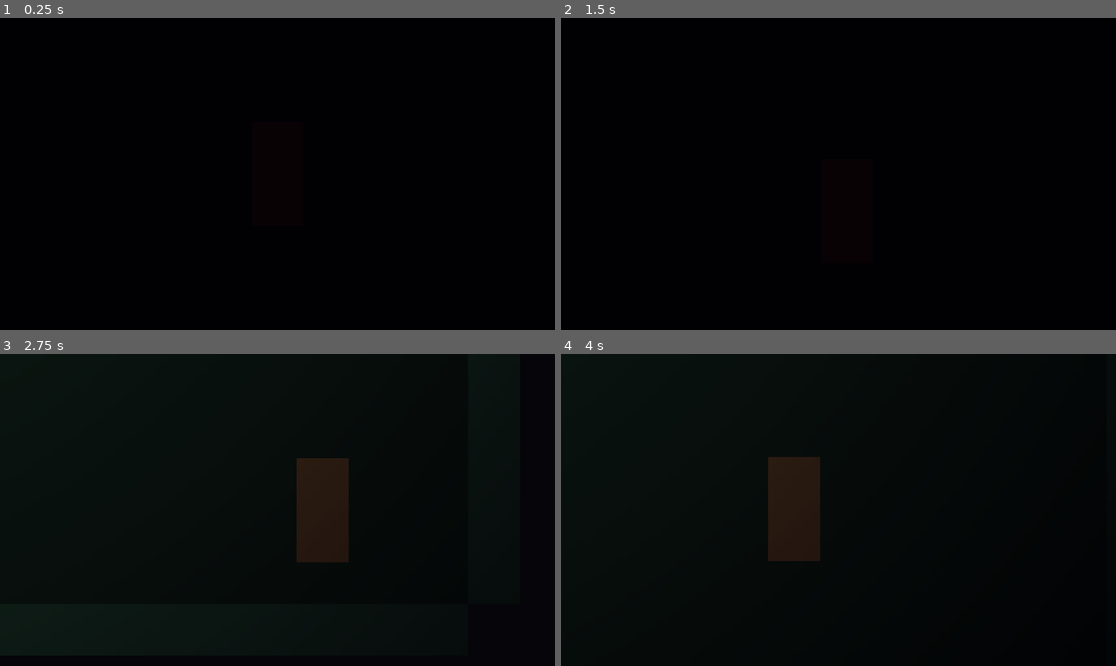
Above: before the commit, frames 1-4 (two rows, left to right).
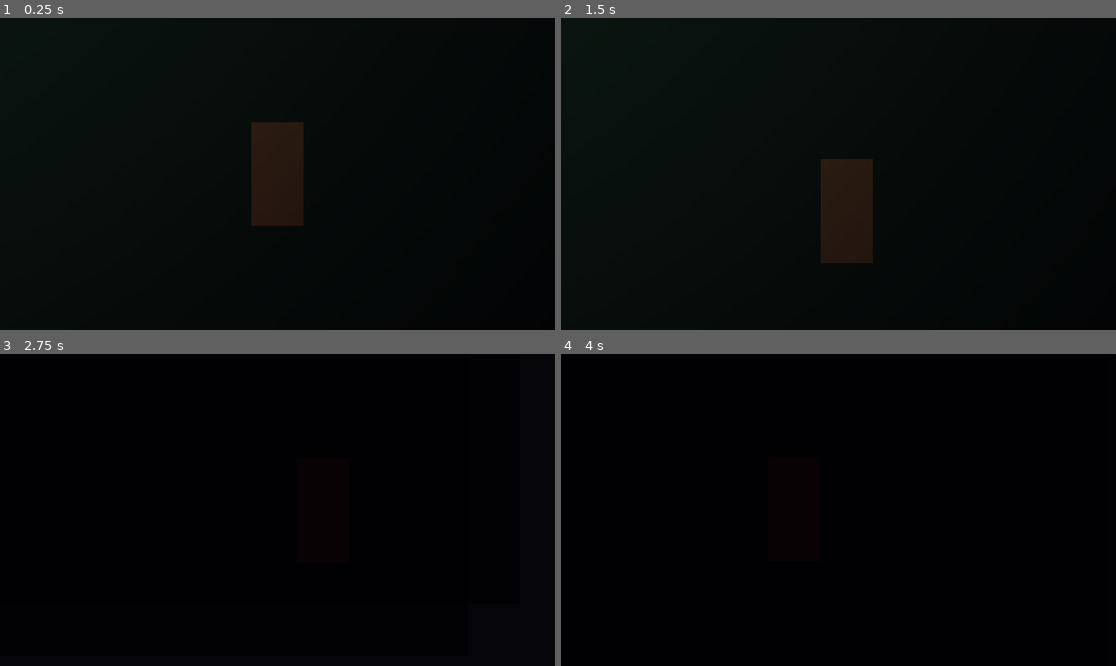
Above: after the commit, the same moments.

Repository: Erickfjj2024/Ocaso
Game: Godot game, scene res://scenes/world/base_hub/base_hub.tscn
The game is run twice, just before and just after one commit, with the same random seed, the same clock (stepped at 60 frames per second) and the same inputs.
Inputs:
- Up to frame 1 (0.25 s): no input
- Up to frame 2 (1.5 s): tap Enter at 0.5 s; hold D (move_right) 0.53-1.28 s; hold F (lantern_toggle) 0.53-1.28 s; tap Space at 1.25 s; hold S (move_down) from 1.28 s (still down); tap F (lantern_toggle) at 1.35 s
- Up to frame 3 (2.75 s): tap Enter at 2 s; release S (move_down) at 2.03 s; hold D (move_right) from 2.03 s (still down); hold F (lantern_toggle) from 2.03 s (still down)
- Up to frame 4 (4 s): tap Space at 2.75 s; release D (move_right) at 2.78 s; release F (lantern_toggle) at 2.78 s; hold W (move_up) 2.78-3.53 s; tap F (lantern_toggle) at 2.85 s; tap Enter at 3.5 s; hold A (move_left) from 3.53 s (still down); hold F (lantern_toggle) from 3.53 s (still down)

The runs differ from the first frame. In frame 1, 3.1% of the frame differs, in the area x 45-55%, y 33-67%; in frame 2, 3.1%; in frame 3, 3.3%, in the area x 0-63%, y 33-85%; in frame 4, 3.1%.

Commit message:
fix: suprime UNUSED_SIGNAL warnings e inicia lanterna ligada
project.godot:
- gdscript/warnings/unused_signal=0 — EventBus é pub/sub, sinais são
  usados por outros scripts, não pelo próprio event_bus.gd

lantern_manager.gd:
- Lanterna inicia ligada (is_on=true) via call_deferred para garantir
  que player_lantern.gd já conectou seus listeners antes do emit
- Sem isso, CanvasModulate escuro tornava o player invisível no início

https://claude.ai/code/session_01HqLdkLq2281LCSPNxVnZnD

Diff:
--- a/autoloads/lantern_manager.gd
+++ b/autoloads/lantern_manager.gd
@@ -31,9 +31,14 @@
 # ─────────────────────────────────────────────────────────────
 
 func _ready() -> void:
-	# Nenhum sinal externo precisa ser conectado na inicialização.
-	# A lanterna é controlada pelo player e por sistemas de boss/NPC via API pública.
-	pass
+	# Lanterna começa LIGADA para que o player seja visível desde o início.
+	# O sinal é emitido no próximo frame para garantir que os listeners
+	# (player_lantern.gd, sanity_manager.gd) já estão conectados.
+	call_deferred("_emit_initial_state")
+
+func _emit_initial_state() -> void:
+	is_on = true
+	EventBus.lantern_toggled.emit(is_on)
 
 # ─────────────────────────────────────────────────────────────
 # LOOP PRINCIPAL
--- a/project.godot
+++ b/project.godot
@@ -83,6 +83,11 @@
 
 2d/default_gravity=0
 
+[gdscript]
+
+; UNUSED_SIGNAL é esperado no EventBus: sinais são pub/sub usados por outros scripts.
+warnings/unused_signal=0
+
 [rendering]
 
 textures/canvas_textures/default_texture_filter=0
